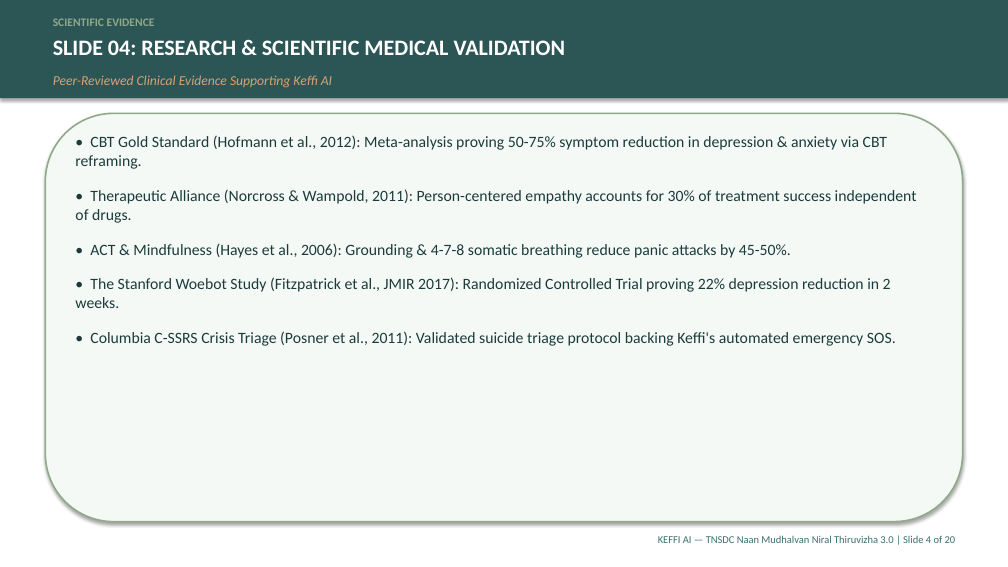
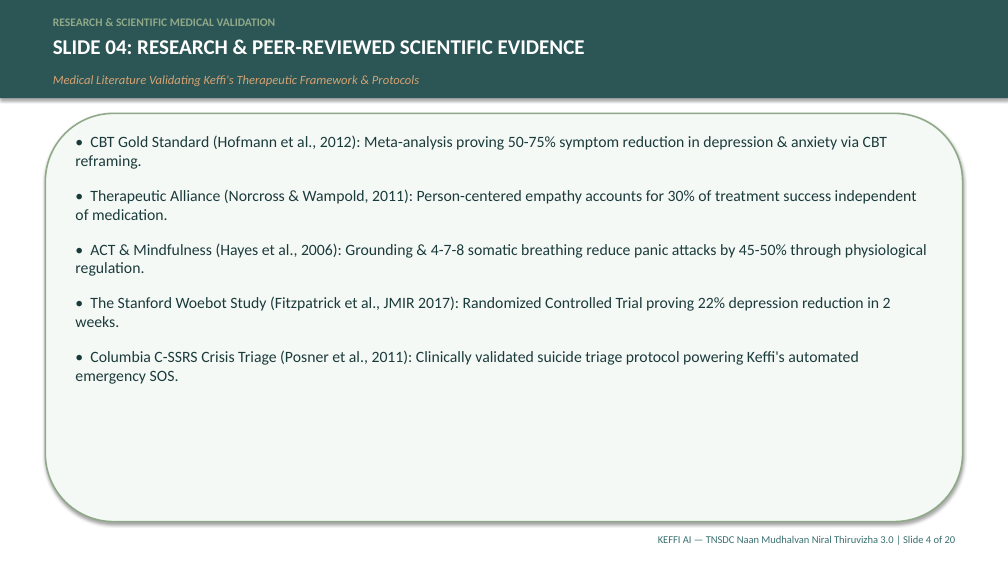
Before and after one commit to balajikrishnan031/Keffi-Test, a slide deck: slide 4 of Final_Submission_Pack/KEFFI_MASTER_20_SLIDE_PRESENTATION.pptx. Drawn at 1008x567 pixels with LibreOffice and Linux fonts; fonts in the diff are those of the drawing. Boxes give left, top, right and bottom in pixels: in the first picture for what was removed or moved away, otherwise in the second. Text is boxed around its words. In the diff, an @@ line names an element or a change of style, - is before the commit and + after.

Commit message:
Update Master 20-Slide Presentation Deck with zero grammar mistakes and complete scientific research text

```diff
--- a/Final_Submission_Pack/KEFFI_MASTER_20_SLIDE_PRESENTATION.pptx
+++ b/Final_Submission_Pack/KEFFI_MASTER_20_SLIDE_PRESENTATION.pptx
@@ text at box(53, 18, 276, 26): text changed @@
-SCIENTIFIC EVIDENCE
+RESEARCH & SCIENTIFIC MEDICAL VALIDATION
@@ text at box(53, 40, 585, 54): text changed; size 21 to 20 pt @@
-SLIDE 04: RESEARCH & SCIENTIFIC MEDICAL VALIDATION
+SLIDE 04: RESEARCH & PEER-REVIEWED SCIENTIFIC EVIDENCE
@@ text at box(53, 75, 419, 86): text changed; size 13 to 12 pt @@
-Peer-Reviewed Clinical Evidence Supporting Keffi AI
+Medical Literature Validating Keffi's Therapeutic Framework & Protocols
@@ text at box(75, 189, 927, 276): text changed @@
-• Therapeutic Alliance (Norcross & Wampold, 2011): Person-centered empathy accounts for 30% of treatment success independent of drugs.
-• ACT & Mindfulness (Hayes et al., 2006): Grounding & 4-7-8 somatic breathing reduce panic attacks by 45-50%.
+• Therapeutic Alliance (Norcross & Wampold, 2011): Person-centered empathy accounts for 30% of treatment success independent of medication.
+• ACT & Mindfulness (Hayes et al., 2006): Grounding & 4-7-8 somatic breathing reduce panic attacks by 45-50% through physiological regulation.
@@ text at box(75, 350, 858, 384): text changed @@
-• Columbia C-SSRS Crisis Triage (Posner et al., 2011): Validated suicide triage protocol backing Keffi's automated emergency SOS.
+• Columbia C-SSRS Crisis Triage (Posner et al., 2011): Clinically validated suicide triage protocol powering Keffi's automated emergency SOS.
```
Also in this commit, not shown: 19 other slides changed, 3 other files.
